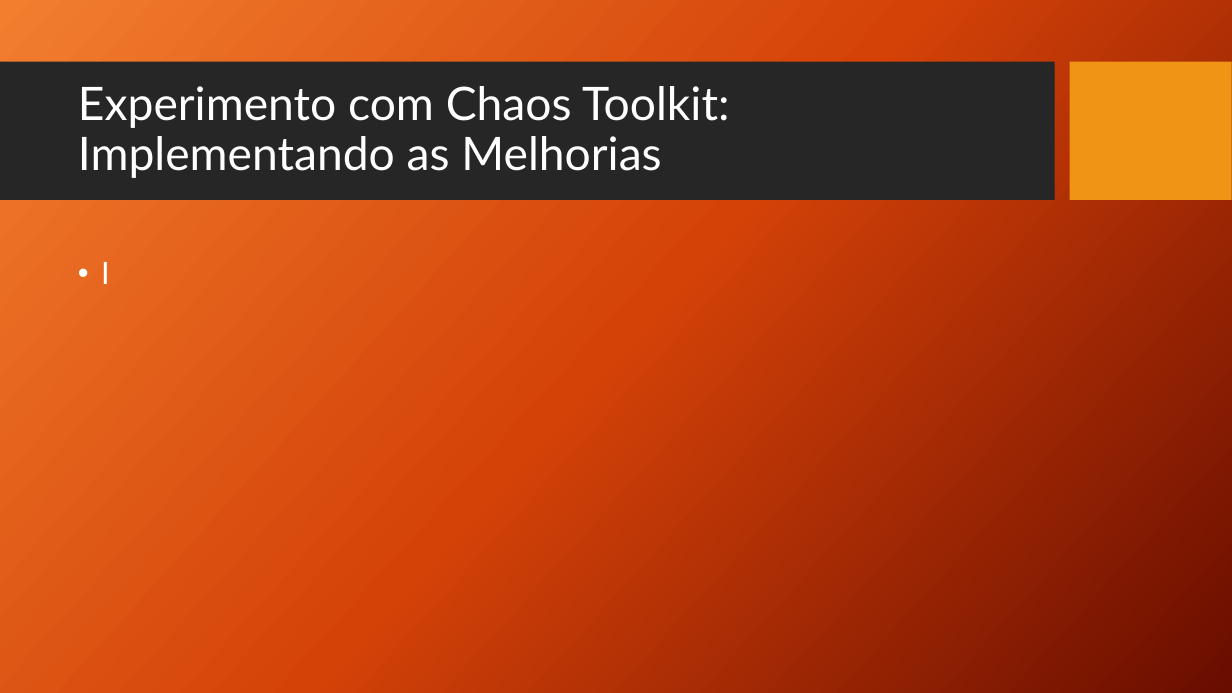
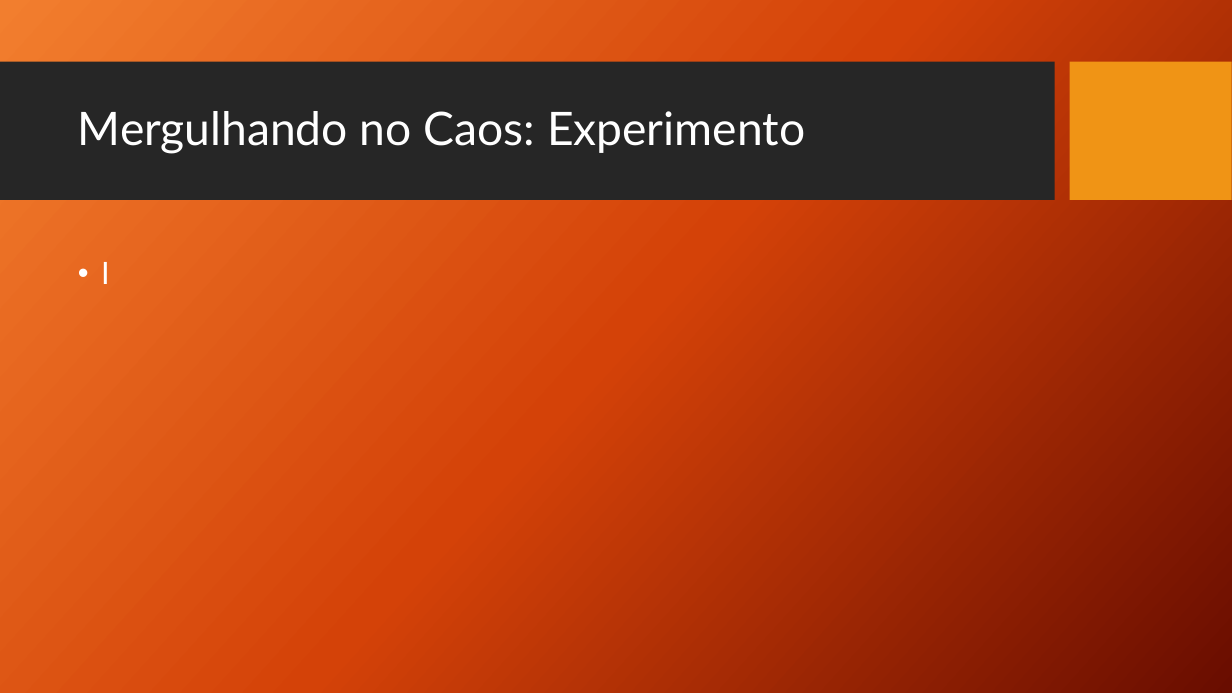
Before and after one commit to TCC-Chaos-Engineering/docs-chaos-engineering, a slide deck: slide 87 of docs/Chaos Engineering - Das Hipoteses aos Testes.pptx. Drawn at 1232x693 pixels with LibreOffice and Linux fonts; fonts in the diff are those of the drawing; background and template pictures are left out. Boxes give left, top, right and bottom in pixels: in the first picture for what was removed or moved away, otherwise in the second. Text is boxed around its words. In the diff, an @@ line names an element or a change of style, - is before the commit and + after.

```diff
--- a/docs/Chaos Engineering - Das Hipoteses aos Testes.pptx
+++ b/docs/Chaos Engineering - Das Hipoteses aos Testes.pptx
@@ title at box(78, 111, 805, 154): text changed @@
-Experimento com Chaos Toolkit:
-Implementando as Melhorias
+Mergulhando no Caos: Experimento
```
Also in this commit, not shown: 11 other slides changed, 5 slides added, 5 slides removed.
